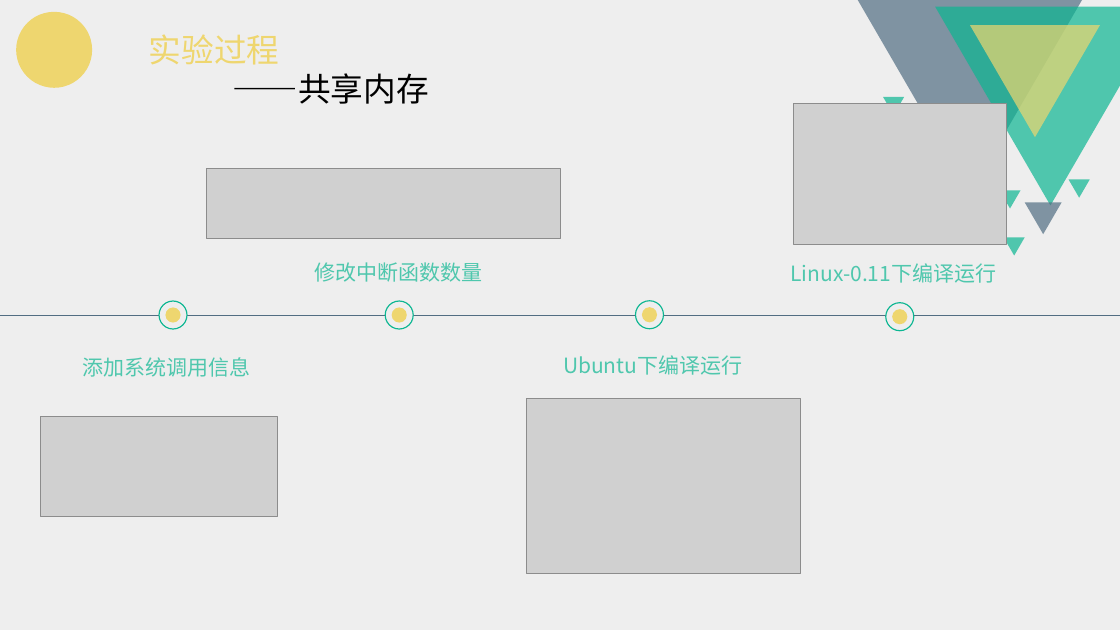
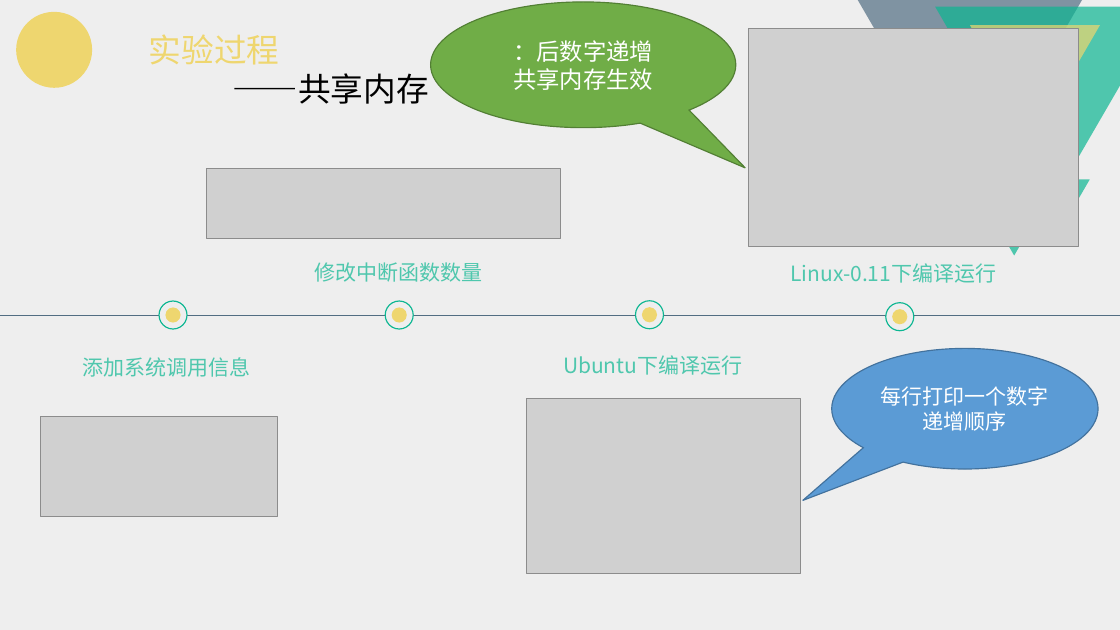
Before and after one commit to HITAmigos/MIC, a slide deck: slide 23 of oslab_report/oslab5.pptx (slide 10 before the commit). Drawn at 1120x630 pixels with LibreOffice and Linux fonts; fonts in the diff are those of the drawing; grey boxes stand for pictures. Boxes give left, top, right and bottom in pixels: in the first picture for what was removed or moved away, otherwise in the second. Text is boxed around its words. In the diff, an @@ line names an element or a change of style, - is before the commit and + after.

```diff
--- a/oslab_report/oslab5.pptx
+++ b/oslab_report/oslab5.pptx
@@ speech bubble added at [431,2,736,128], fill #70AD47, outline #538035 1 pt, 20 pt, text #FFFFFF @@
+：后数字递增
+共享内存生效
@@ picture: place and size @@
-picture at [794,103,1007,245]
+picture at [749,28,1079,246]
@@ triangle removed at [883,97,904,115] @@
@@ triangle removed at [1000,191,1021,209] @@
@@ triangle removed at [1025,202,1062,234] @@
@@ speech bubble added at [832,349,1098,470], fill #5B9BD5, outline #43739E 1 pt, 18 pt, text #FFFFFF @@
+每行打印一个数字
+递增顺序
```
Also in this commit, not shown: 2 other slides changed, 16 slides added, 3 slides removed, 5 other files.
